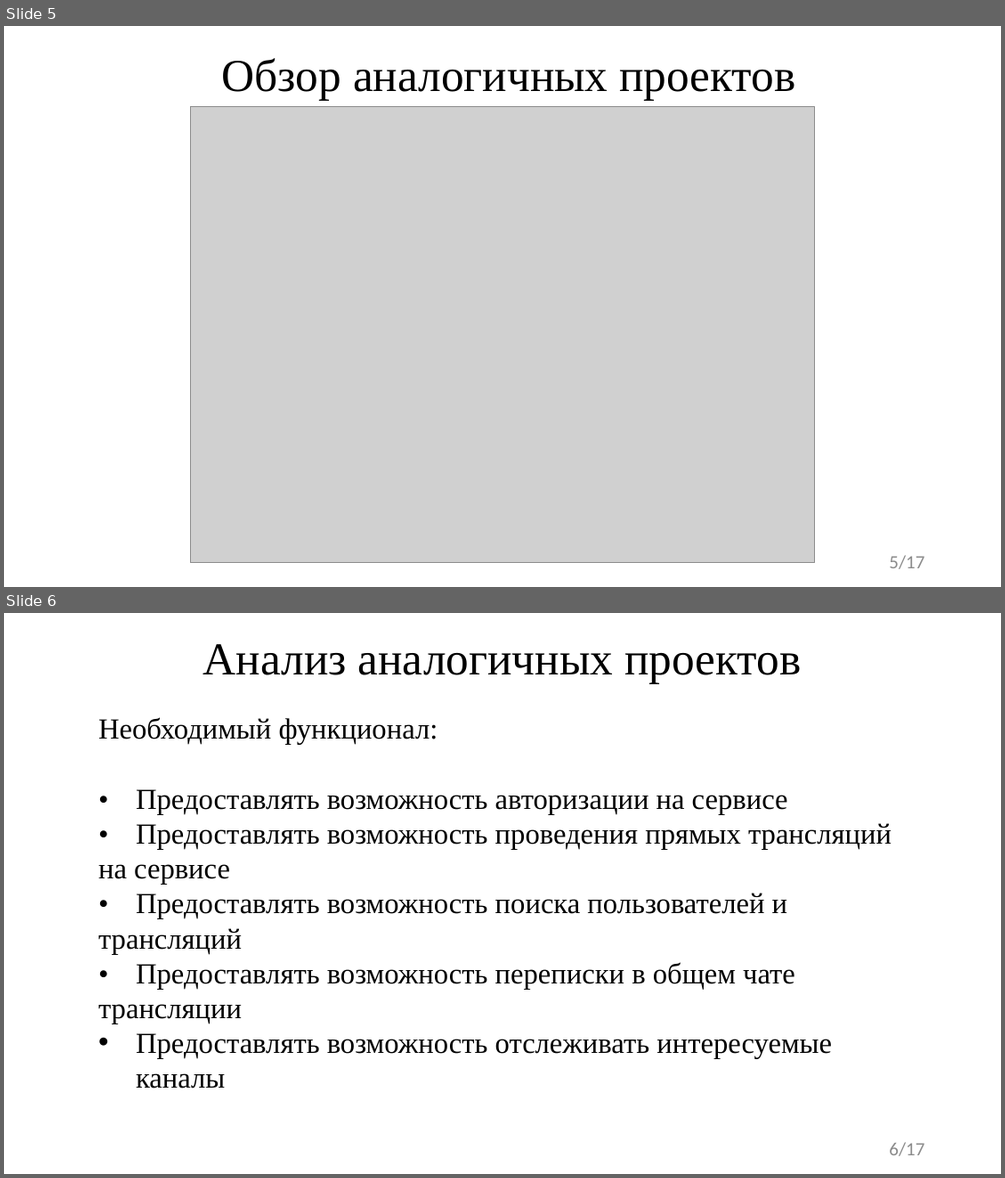
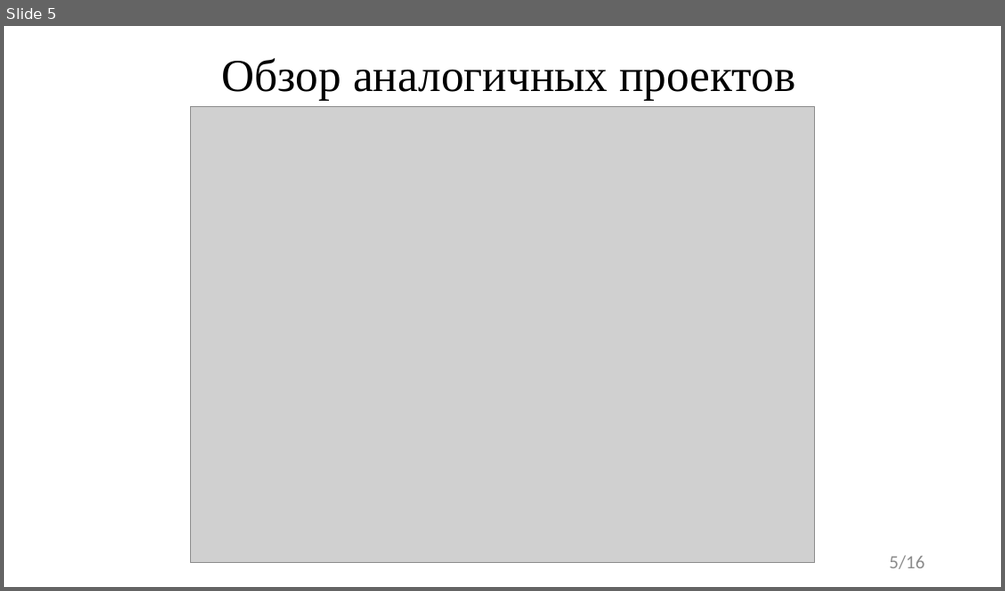
Before and after one commit to FaceMan01/Homework, a slide deck: ВКР/Презентация ВКР.pptx. Shown one above the other, each under a label of ours: slides 5 and 6 before the commit, slide 5 after it. The pictures are 1005x1178 and 1005x591 pixels, drawn with LibreOffice and Linux fonts; fonts in the diff are those of the drawing; grey boxes stand for pictures. Boxes give left, top, right and bottom in pixels: in the first picture for what was removed or moved away, otherwise in the second. Text is boxed around its words. In the diff, an @@ line names an element or a change of style, - is before the commit and + after.

```diff
--- a/ВКР/Презентация ВКР.pptx
+++ b/ВКР/Презентация ВКР.pptx
@@ slide 6 removed at <box>4,613,1001,1174</box>, background #FFFFFF @@
@@ title removed at <box>203,644,801,683</box> @@
-Анализ аналогичных проектов
@@ text removed at <box>98,717,891,1088</box> @@
-Необходимый функционал:
-• Предоставлять возможность авторизации на сервисе
-• Предоставлять возможность проведения прямых трансляций на сервисе
-• Предоставлять возможность поиска пользователей и трансляций
-• Предоставлять возможность переписки в общем чате трансляции
-• Предоставлять возможность отслеживать интересуемые каналы
@@ page number removed at <box>889,1142,924,1156</box> @@
-6/17
@@ page number at <box>889,555,924,569</box>: text changed @@
-5/17
+5/16
```
Also in this commit, not shown: 4 slides changed, 9 slides added, 5 other slides removed, 2 other files.
